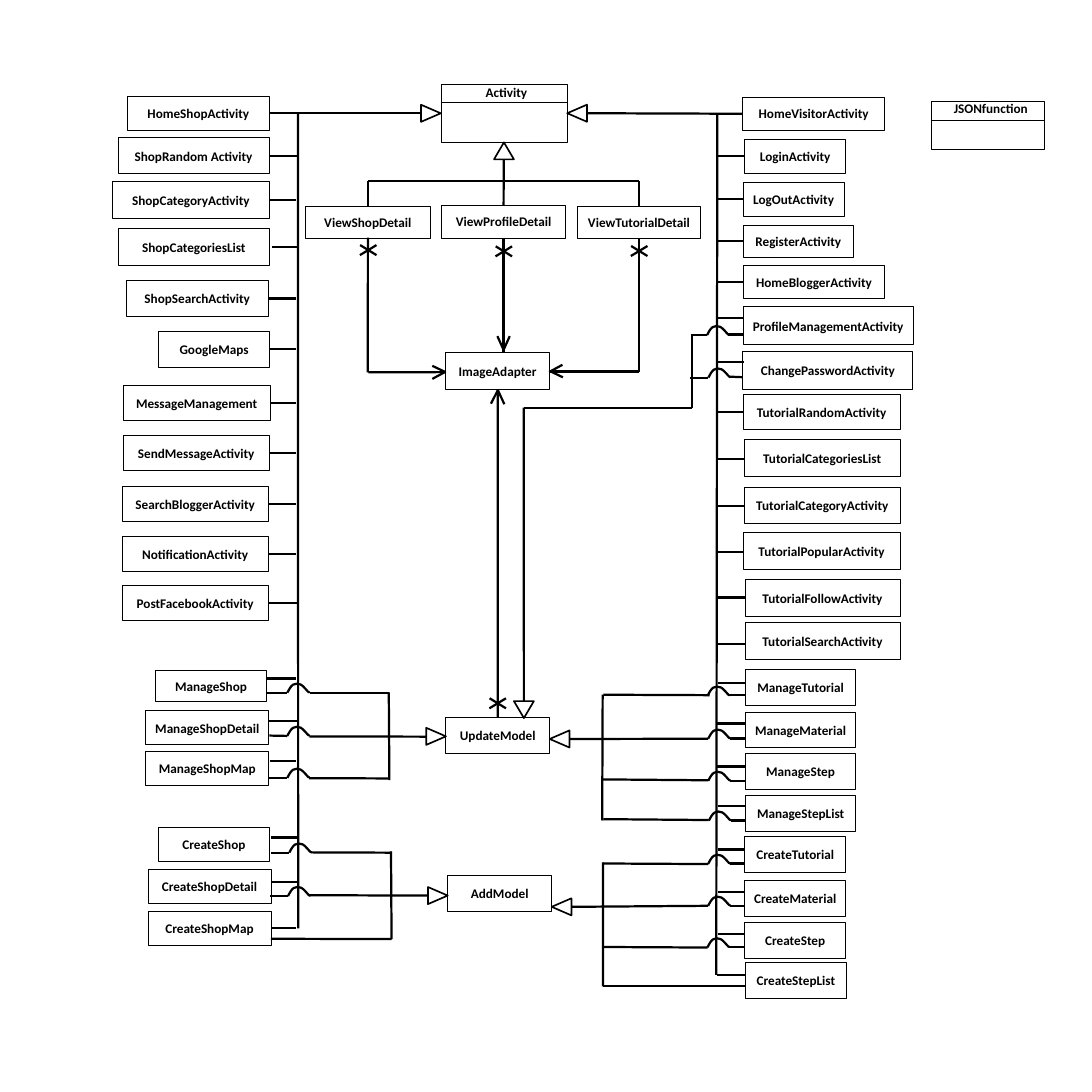
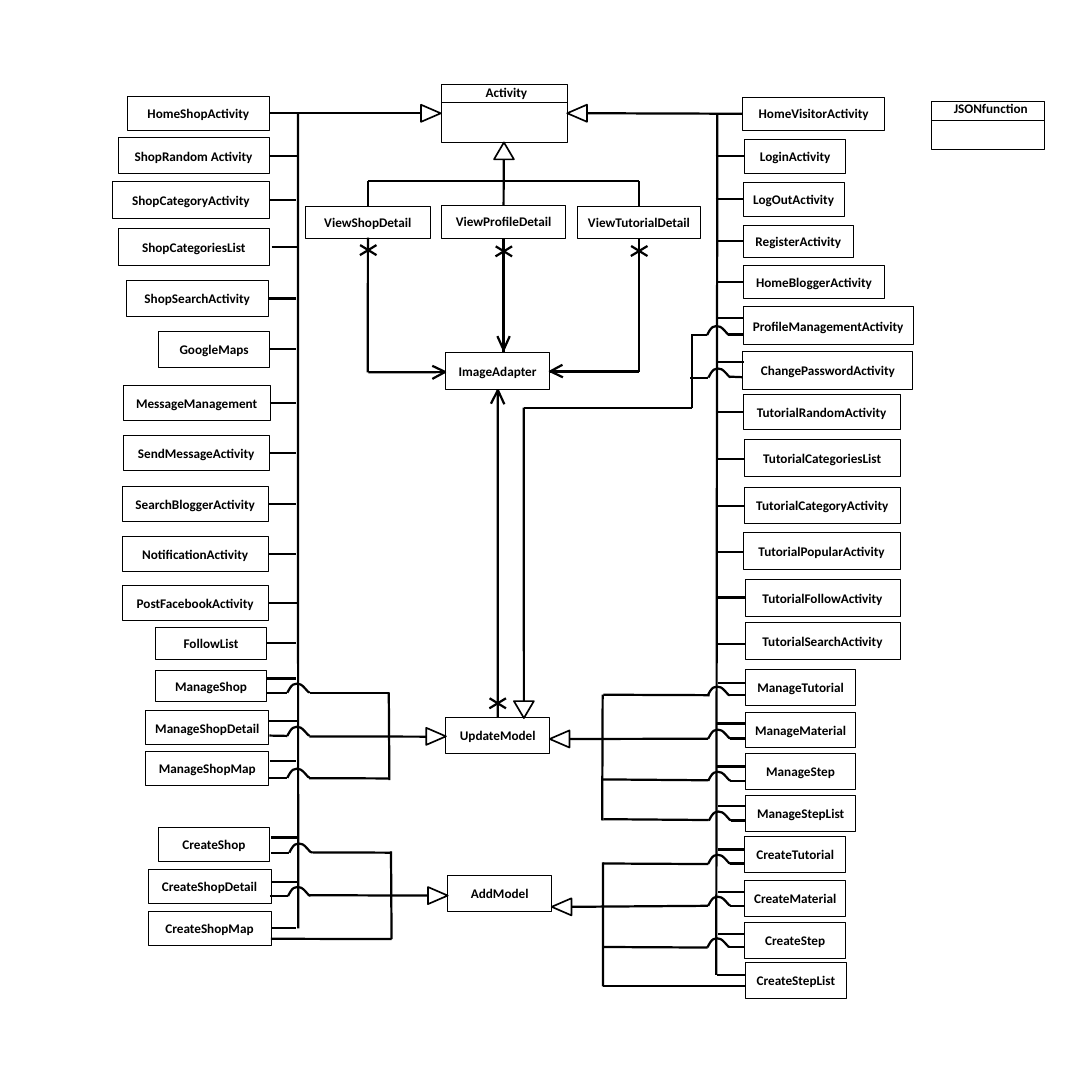
Before and after one commit to asciidaitoon/HanDIYcraft, a slide deck: slide 1 of Design/ClassDiagram.pptx. Drawn at 1092x1092 pixels with LibreOffice and Linux fonts; fonts in the diff are those of the drawing. Boxes give left, top, right and bottom in pixels: in the first picture for what was removed or moved away, otherwise in the second. Text is boxed around its words. In the diff, an @@ line names an element or a change of style, - is before the commit and + after.

```diff
--- a/Design/ClassDiagram.pptx
+++ b/Design/ClassDiagram.pptx
@@ rectangle added at [155,628,267,660], fill #FFFFFF, outline #000000 0.75 pt, 12 pt, text #000000, bold @@
+FollowList
@@ line added from (267, 643) to (296, 643), #000000 2 pt @@
```
Also in this commit, not shown: 19 other files.
